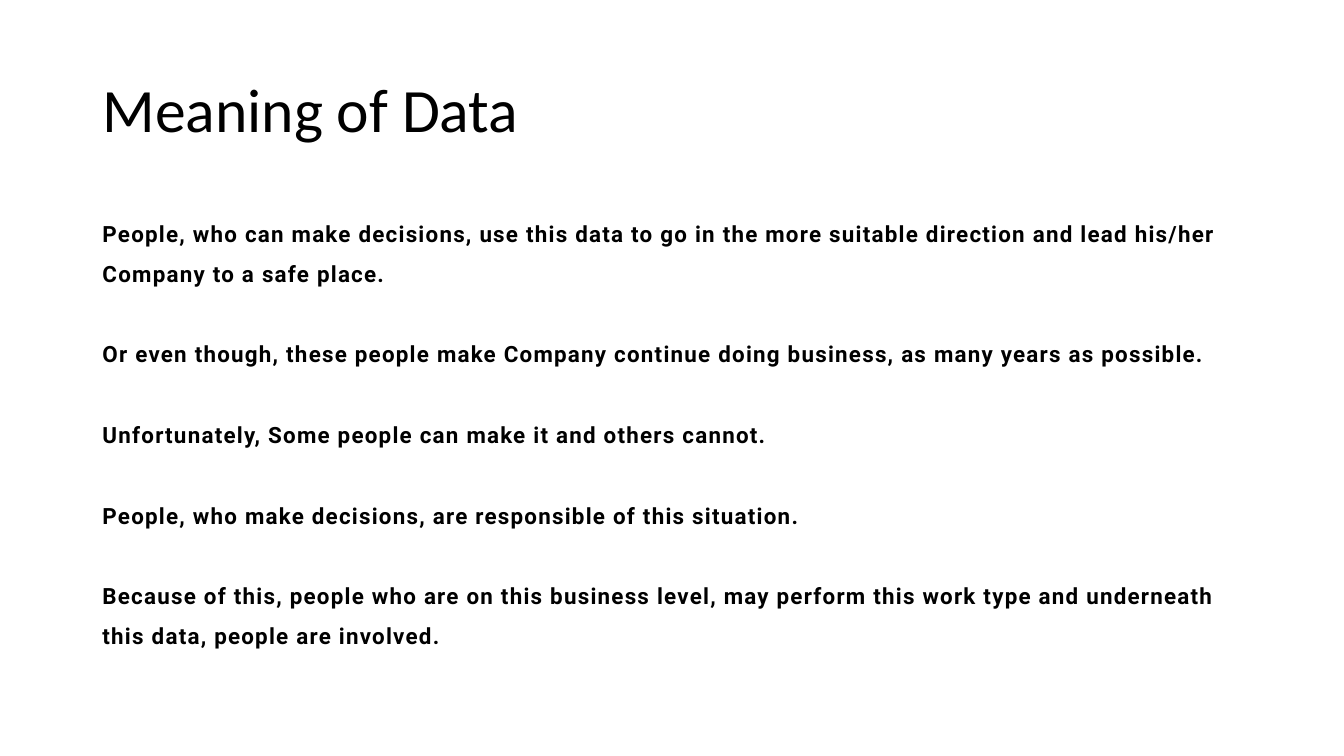
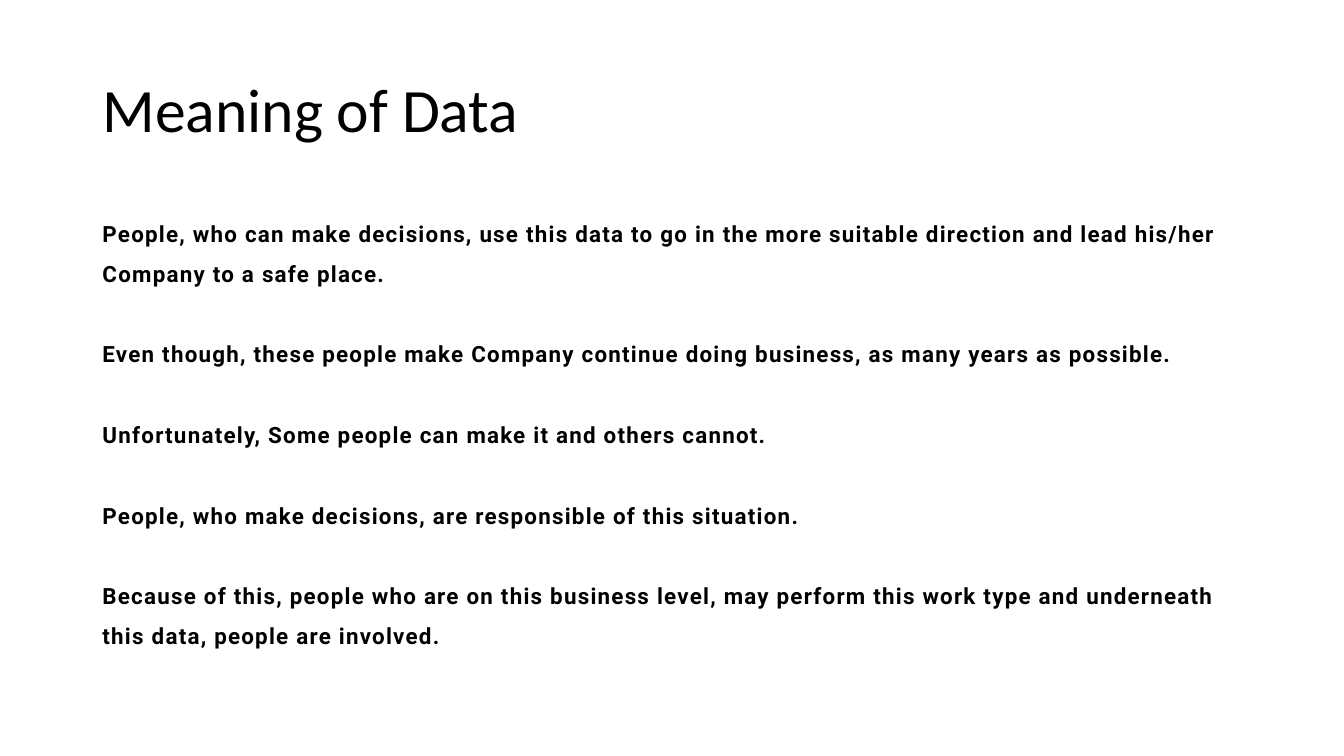
Before and after one commit to abelcondear/course, a slide deck: slide 24 of software-engineer-intro/english/pptx/software-engineer-intro.pptx. Drawn at 1344x756 pixels with LibreOffice and Linux fonts; fonts in the diff are those of the drawing. Boxes give left, top, right and bottom in pixels: in the first picture for what was removed or moved away, otherwise in the second. Text is boxed around its words. In the diff, an @@ line names an element or a change of style, - is before the commit and + after.

```diff
--- a/software-engineer-intro/english/pptx/software-engineer-intro.pptx
+++ b/software-engineer-intro/english/pptx/software-engineer-intro.pptx
@@ text at box(102, 345, 1170, 367): text changed @@
-Or even though, these people make Company continue doing business, as many years as possible.
+Even though, these people make Company continue doing business, as many years as possible.
```
Also in this commit, not shown: 5 other slides changed, 3 other files.
